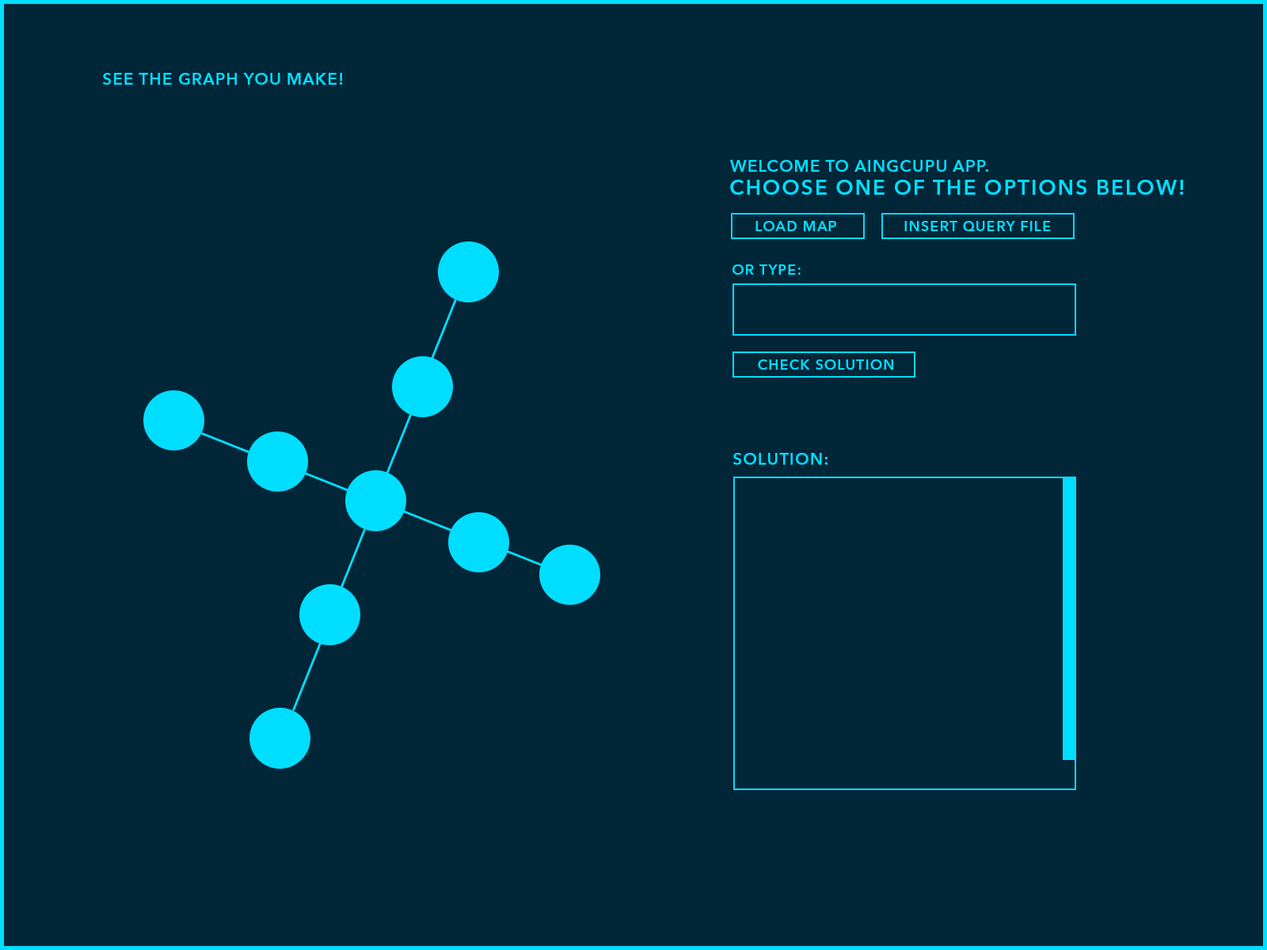
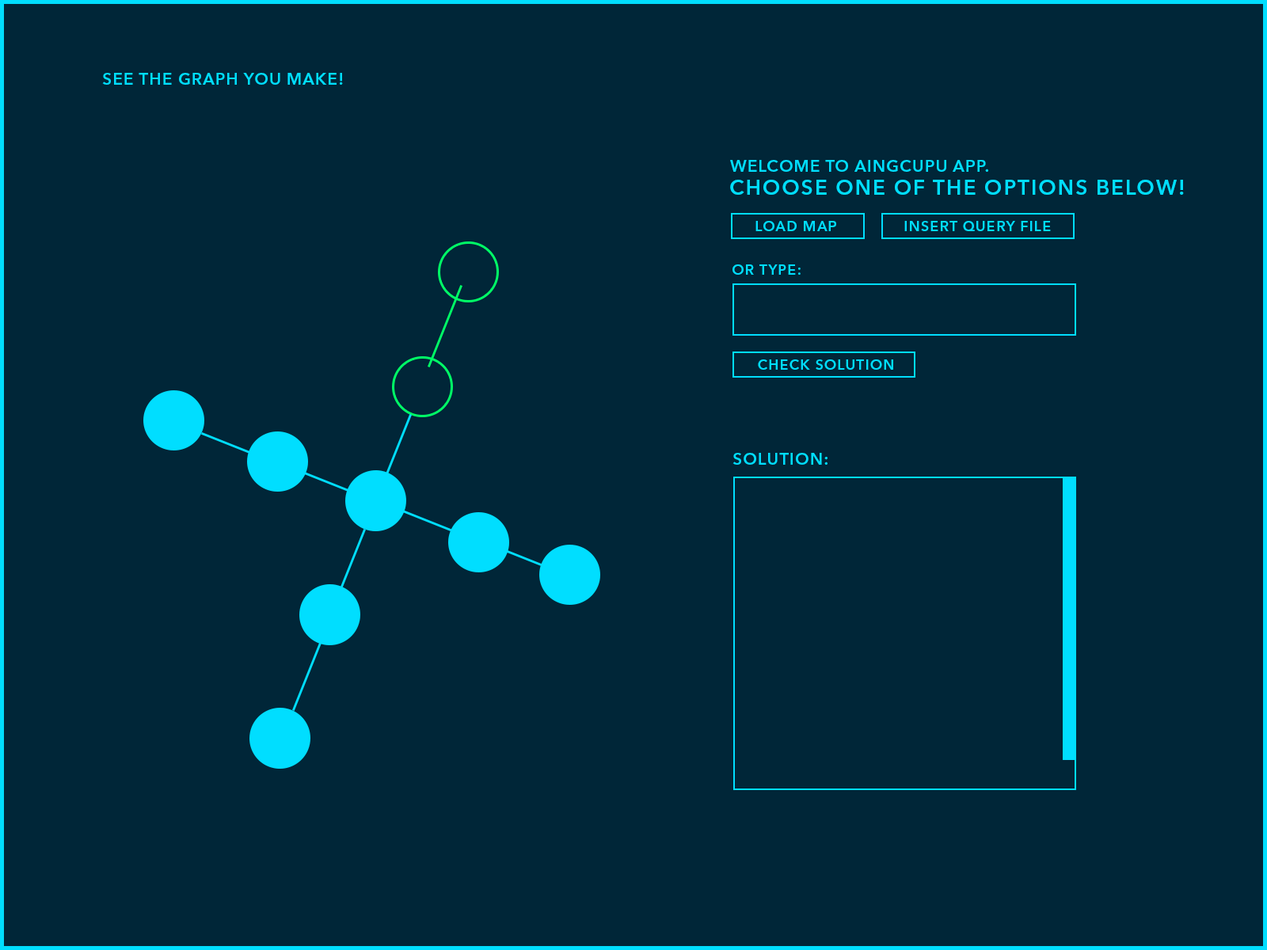
Before/after of a w=1267, h=950 layered artwork. What changed in the layer stack:
painted on "Ellipse 1 copy 3" over [300, 594, 308, 606]
